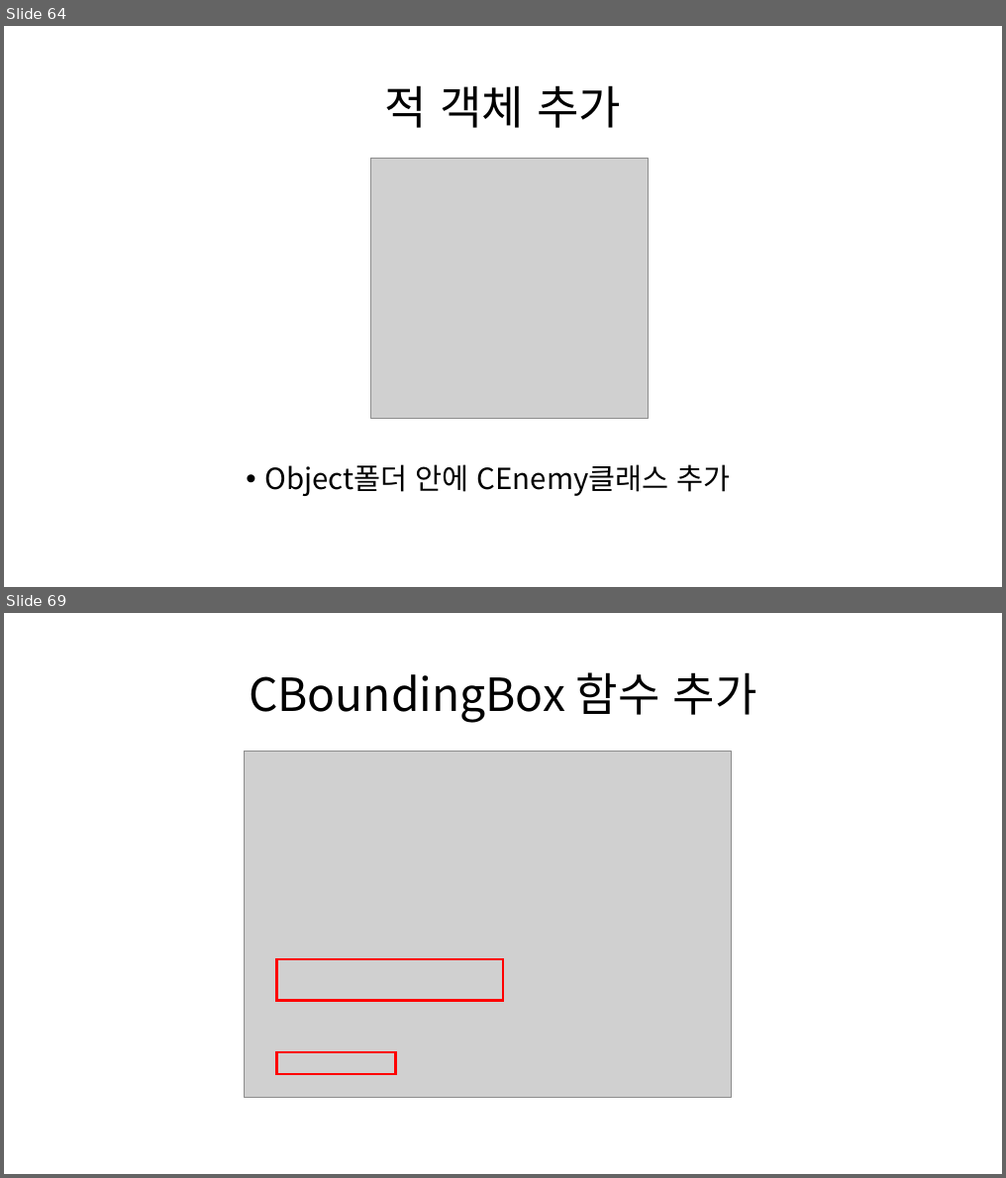
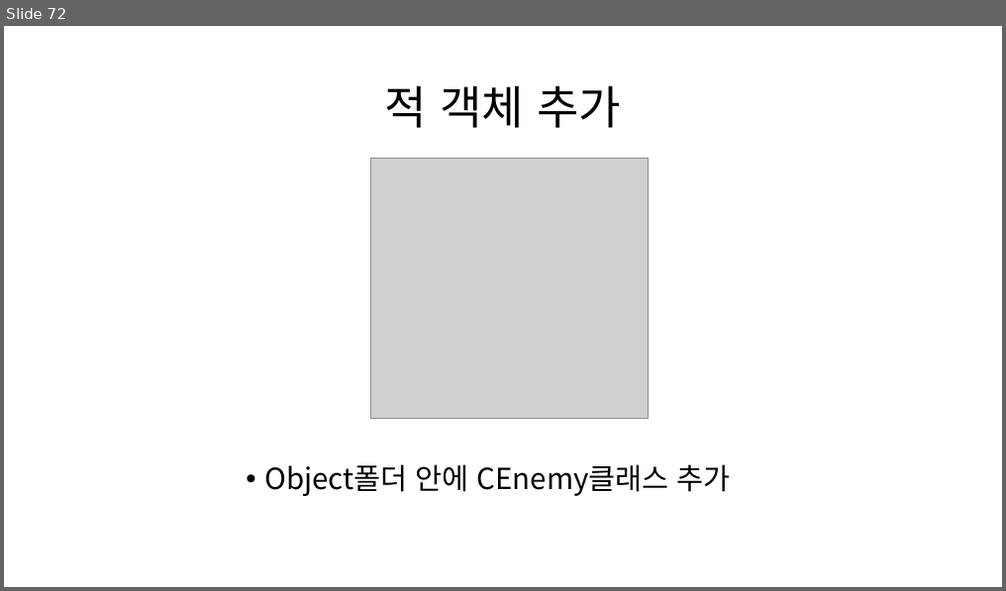
Before and after one commit to Kimseongtae9911/WarpOpenGL, a slide deck: 프레임워크.pptx. Shown one above the other, each under a label of ours: slides 64 and 69 before the commit, slide 72 after it; the slides between them are not shown. The pictures are 1006x1178 and 1006x591 pixels, drawn with LibreOffice and Linux fonts; fonts in the diff are those of the drawing; grey boxes stand for pictures. Boxes give left, top, right and bottom in pixels: in the first picture for what was removed or moved away, otherwise in the second. Text is boxed around its words. In the diff, an @@ line names an element or a change of style, - is before the commit and + after.

```diff
--- a/프레임워크.pptx
+++ b/프레임워크.pptx
@@ slide 69 removed at (x1=4, y1=613, x2=1002, y2=1174), background #FFFFFF @@
@@ title removed at (x1=249, y1=672, x2=757, y2=723) @@
-CBoundingBox 함수 추가
@@ picture removed at (x1=244, y1=752, x2=731, y2=1098) @@
@@ rectangle removed at (x1=277, y1=959, x2=503, y2=1001) @@
@@ rectangle removed at (x1=277, y1=1053, x2=396, y2=1074) @@
@@ what was slide 64 is now slide 72 @@
```
Also in this commit, not shown: 6 slides changed, 12 slides added, 5 other slides removed, 7 other files.
